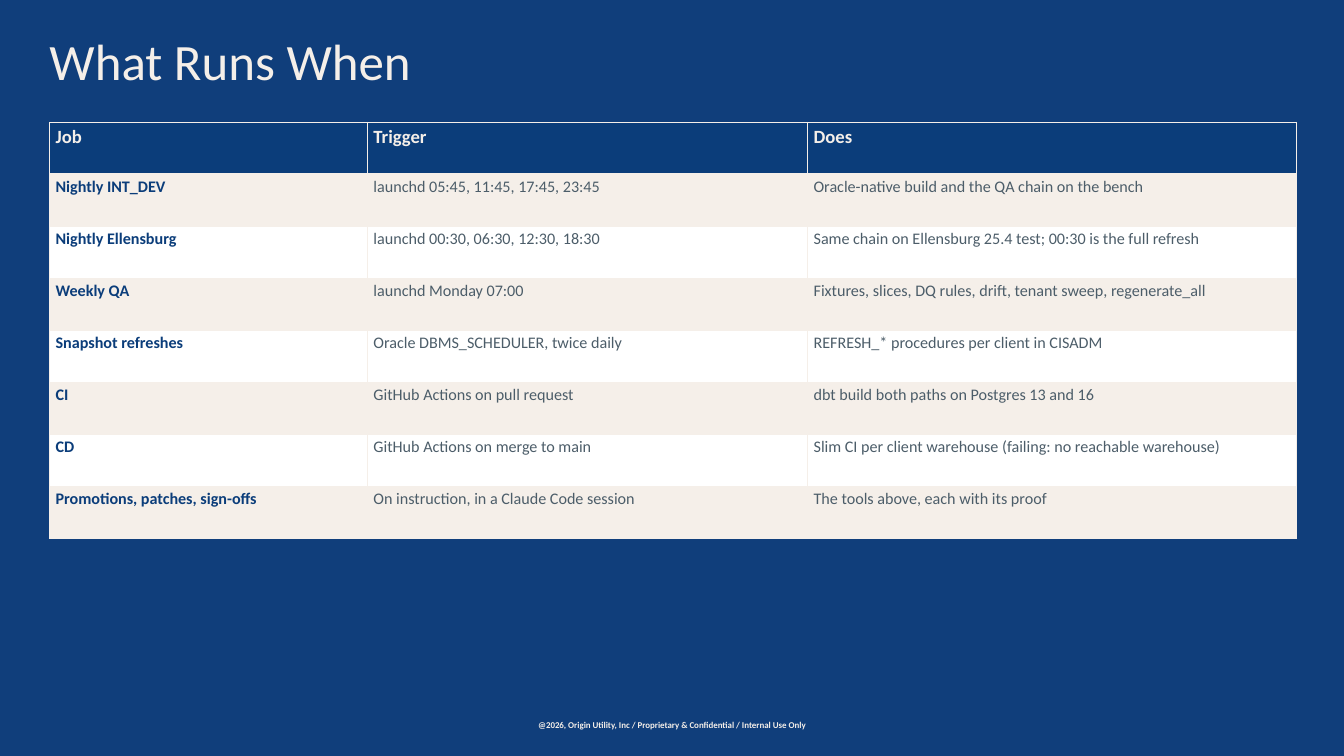
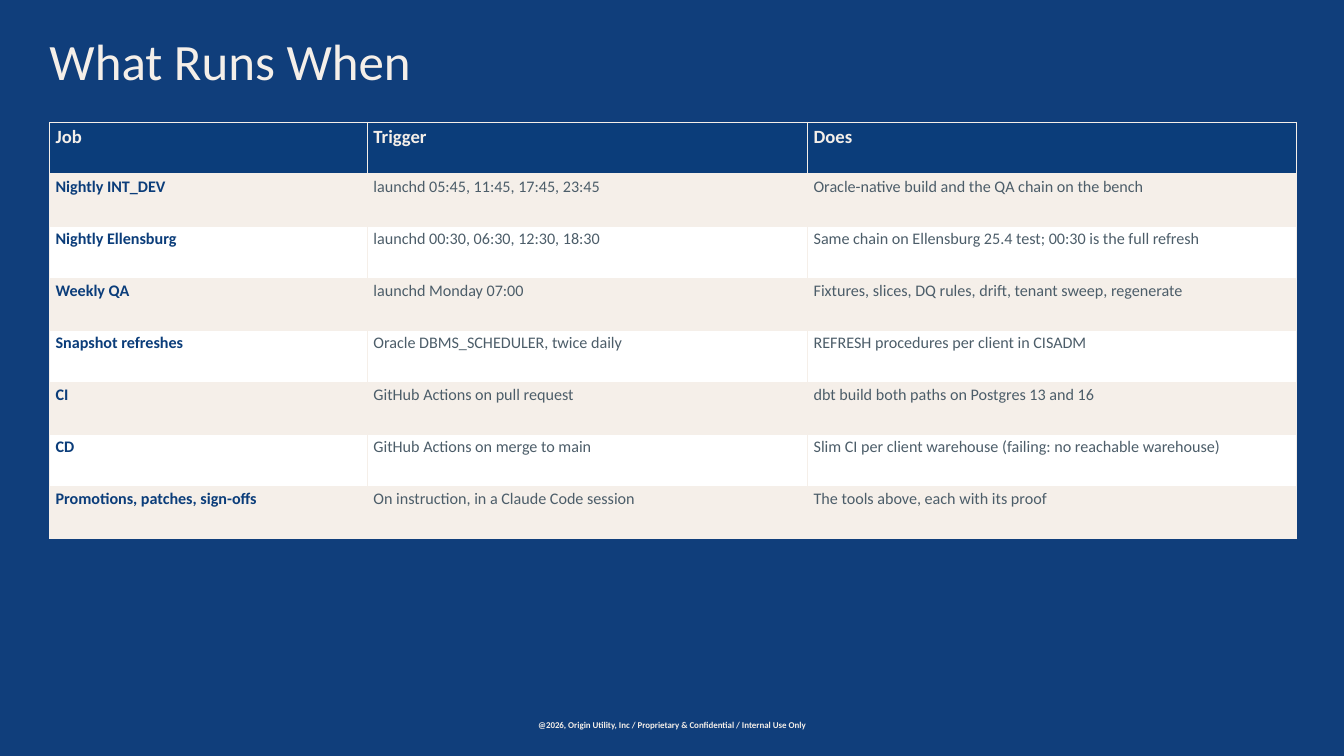
Before and after one commit to chasepowers59/OriginBA, a slide deck: slide 12 of jaspersoft/docs/OriginBA_Automated_Deployment.pptx (slide 8 before the commit). Drawn at 1344x756 pixels with LibreOffice and Linux fonts; fonts in the diff are those of the drawing; background and template pictures are left out; a plain dark background stands for a picture behind light text. Boxes give left, top, right and bottom in pixels: in the first picture for what was removed or moved away, otherwise in the second. Text is boxed around its words. In the diff, an @@ line names an element or a change of style, - is before the commit and + after.

```diff
--- a/jaspersoft/docs/OriginBA_Automated_Deployment.pptx
+++ b/jaspersoft/docs/OriginBA_Automated_Deployment.pptx
@@ table at <box>50,122,1296,538</box> @@
-row 4, column 3: Fixtures, slices, DQ rules, drift, tenant sweep, regenerate_all
+row 4, column 3: Fixtures, slices, DQ rules, drift, tenant sweep, regenerate
-row 5, column 3: REFRESH_* procedures per client in CISADM
+row 5, column 3: REFRESH procedures per client in CISADM
```
Also in this commit, not shown: 11 other slides changed, 4 slides added, 1 slide removed, 2 other files.
